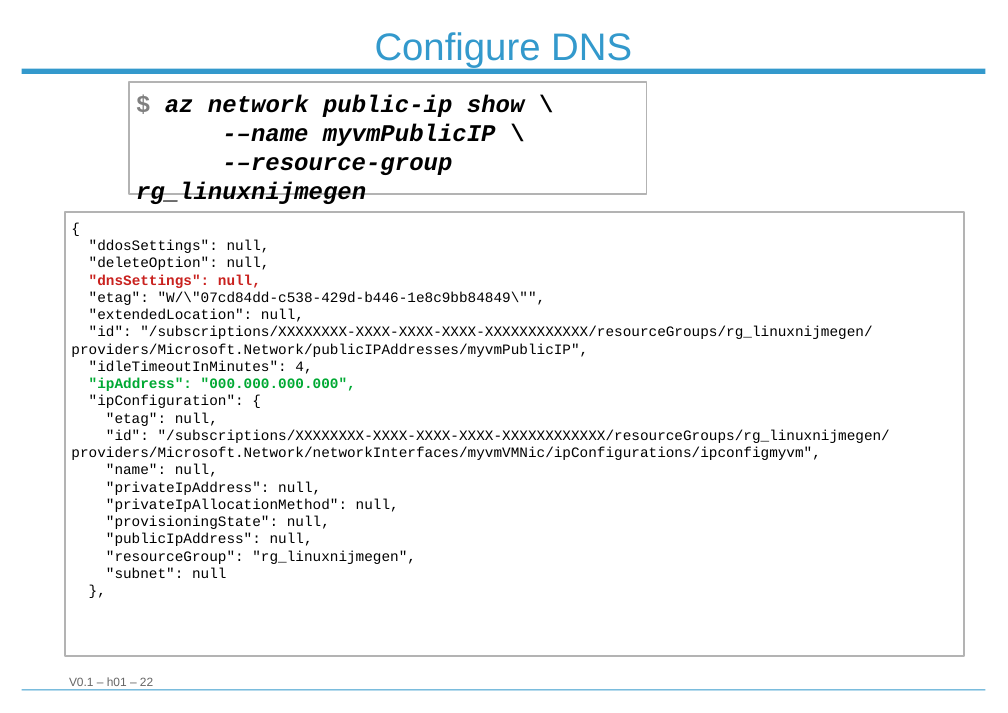
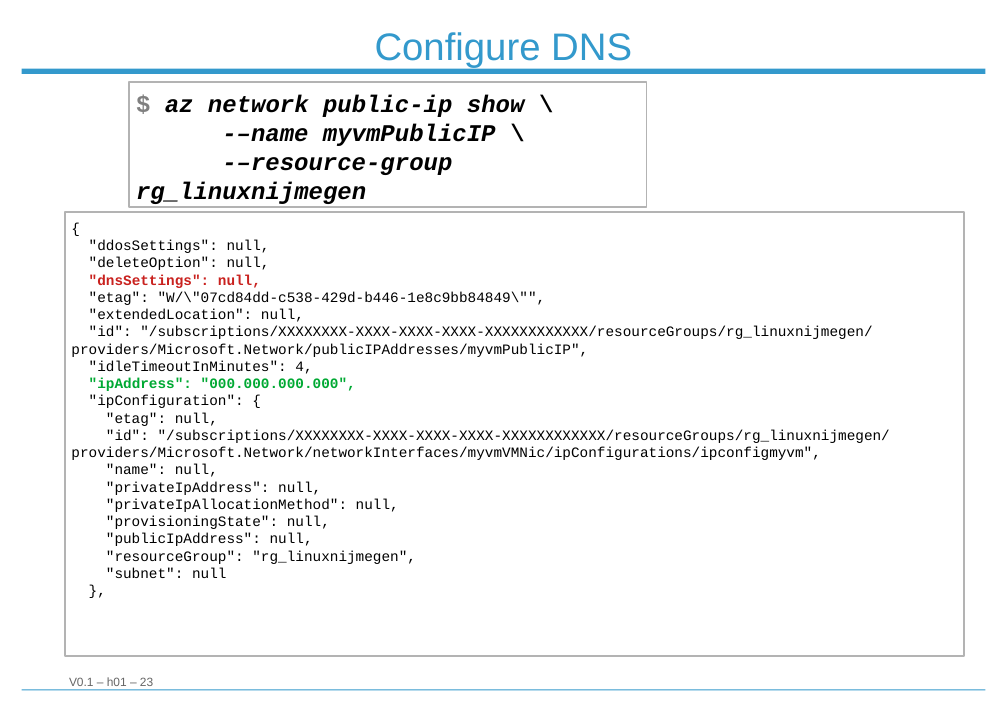
Before and after one commit to Strobodov/workshop_linux_server, a slide deck: slide 23 of Workshop_Linux_Server_101.odp (slide 22 before the commit). Drawn at 1008x713 pixels with LibreOffice and Linux fonts; fonts in the diff are those of the drawing; background and template pictures are left out. Boxes give left, top, right and bottom in pixels: in the first picture for what was removed or moved away, otherwise in the second. Text is boxed around its words. In the diff, an @@ line names an element or a change of style, - is before the commit and + after.

```diff
--- a/Workshop_Linux_Server_101.odp
+++ b/Workshop_Linux_Server_101.odp
@@ rectangle "$ az network public-ip show ...": place and size @@
-rectangle "$ az network public-ip show ..." at [129, 82, 647, 194]
+rectangle "$ az network public-ip show ..." at [129, 82, 647, 207]
```
Also in this commit, not shown: 1 slide added, 1 other file.
